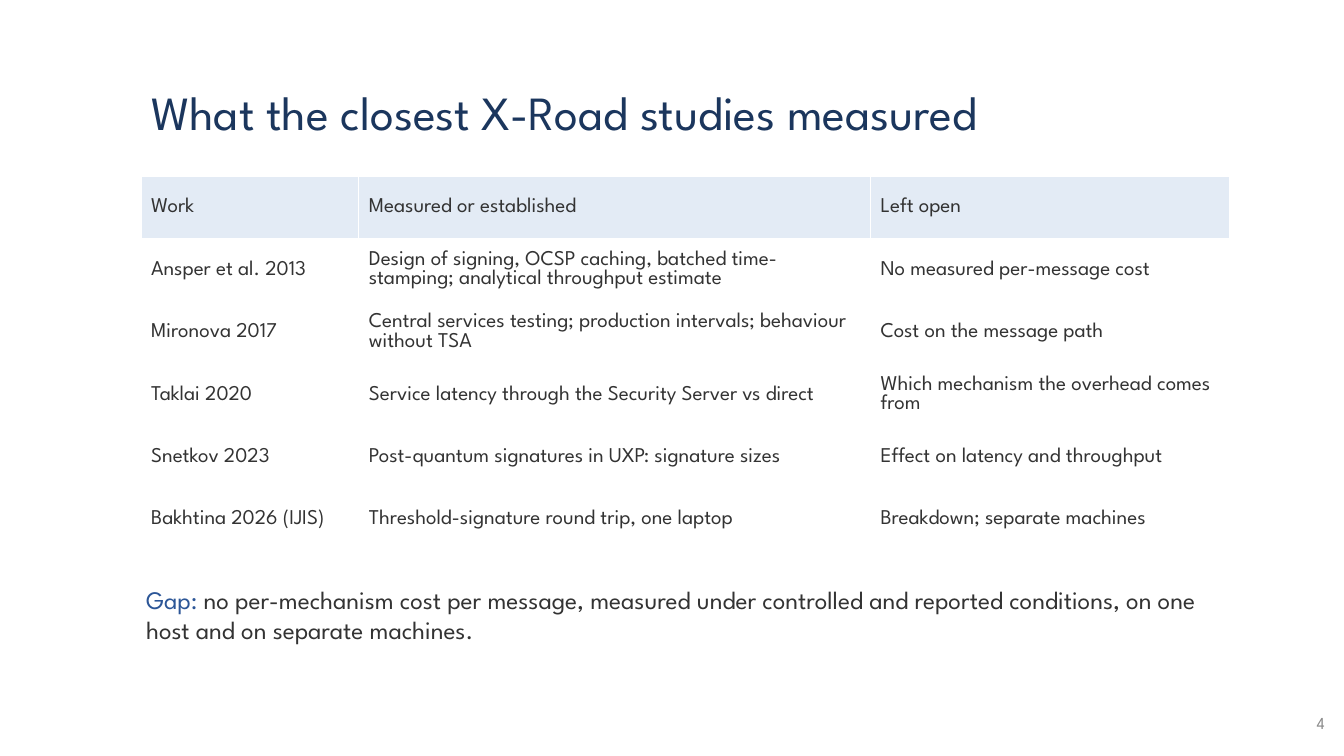
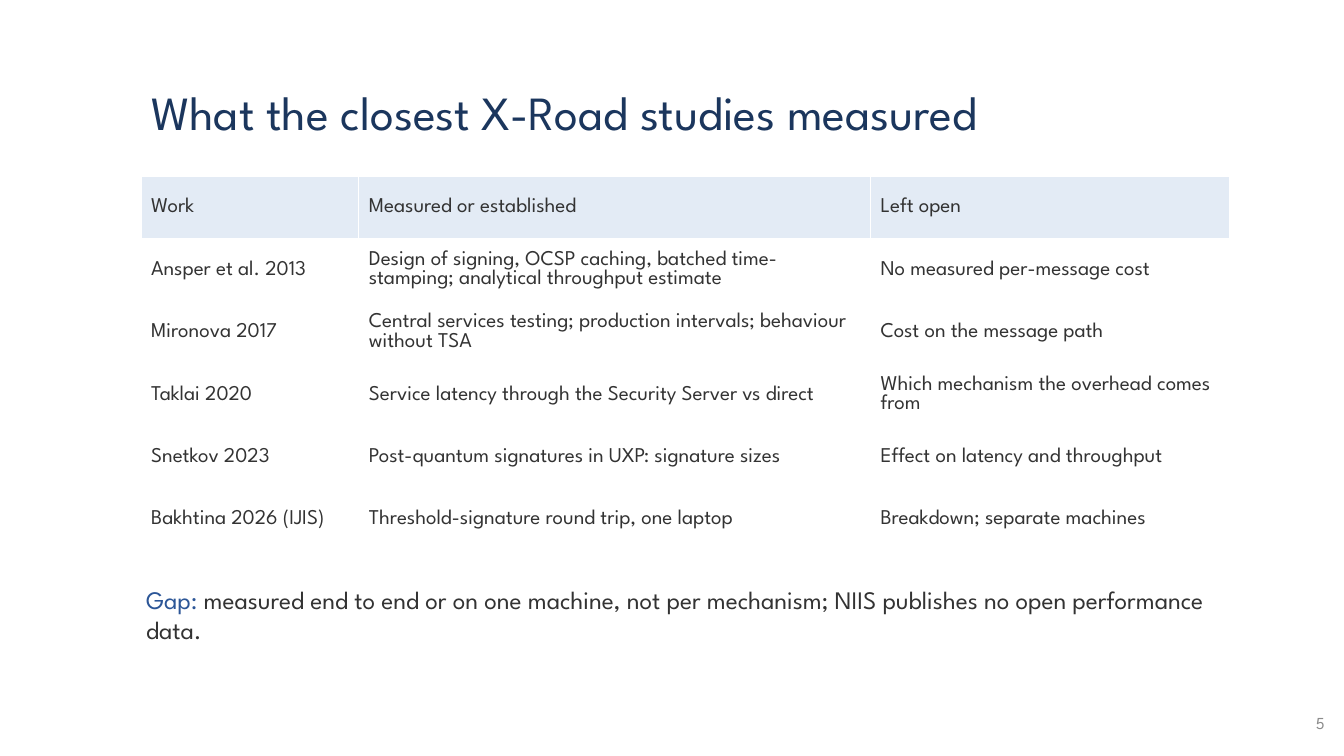
Before and after one commit to Krios39/study, a slide deck: slide 5 of 1_semester/distributed_systems_seminar/Research and initial Literature Review.pptx (slide 4 before the commit). Drawn at 1344x756 pixels with LibreOffice and Linux fonts; fonts in the diff are those of the drawing; background and template pictures are left out. Boxes give left, top, right and bottom in pixels: in the first picture for what was removed or moved away, otherwise in the second. Text is boxed around its words. In the diff, an @@ line names an element or a change of style, - is before the commit and + after.

Commit message:
add presentation

```diff
--- a/1_semester/distributed_systems_seminar/Research and initial Literature Review.pptx
+++ b/1_semester/distributed_systems_seminar/Research and initial Literature Review.pptx
@@ text at [146,591,1203,640]: text changed @@
-Gap: no per-mechanism cost per message, measured under controlled and reported conditions, on one host and on separate machines.
+Gap: measured end to end or on one machine, not per mechanism; NIIS publishes no open performance data.
@@ page number at [1316,718,1325,729]: text changed @@
-4
+5
```
Also in this commit, not shown: 3 other slides changed, 1 slide added, 1 other file.
